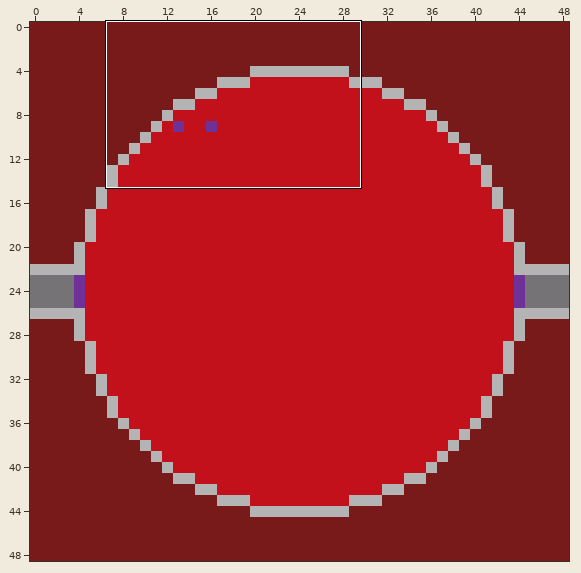
Tiled map: novo_prototipo/Mapa/Mapas/planicie.tmx. The picture above shows the old version from afar; the outline marks the close-up.
Close-up. Before the commit:
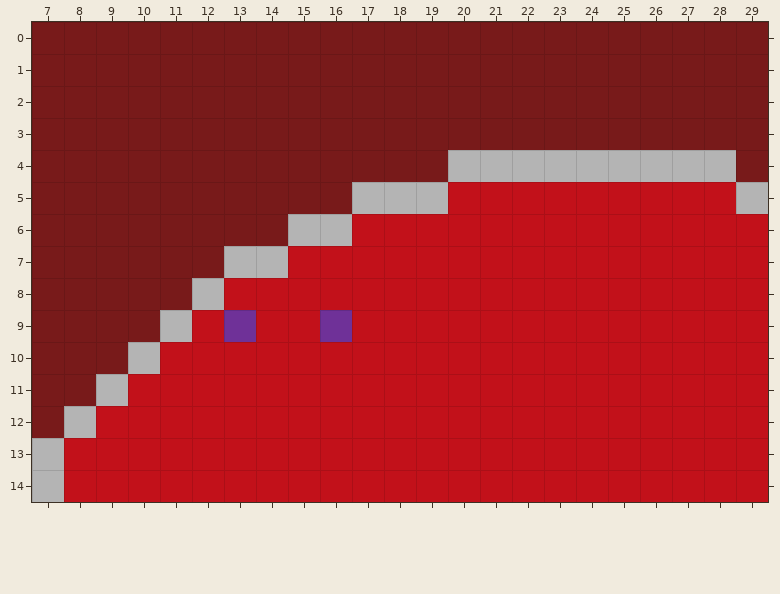
Cells are 64x64 px. Shown: x 7..29, y 0..14.
Now the later version:
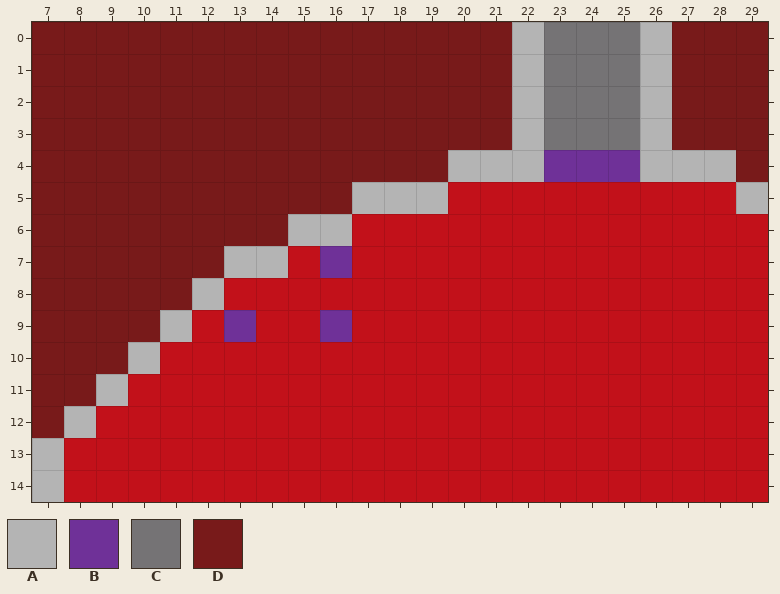
Key: from "tileset": A 3, B 6, C 10, D 18.
_ is an empty cell.
Tiles replaced or removed in this view: A, D.
Tiles of an added or newly shown layer are drawn over the layers below it.
Commit message: Integração do Mapa Transporte com os outros
Difference:
Changed rows in their new state; . is an unchanged cell.
Layer "Fundo":
first column x 22:
 0 _____
 1 _____
 2 _____
 3 _____
Layer "Parede":
first column x 22:
 0 ACCCA
 1 ACCCA
 2 ACCCA
 3 ACCCA
 4 .___.
Layer "TpTransporte" (added):
first column x 16:
 4 .......BBB
 7 B.........
Pixel boxes of the changes (left, top, right, bottom) in both close-ups:
changed: (512, 22, 672, 182)
added: (320, 246, 352, 278)
